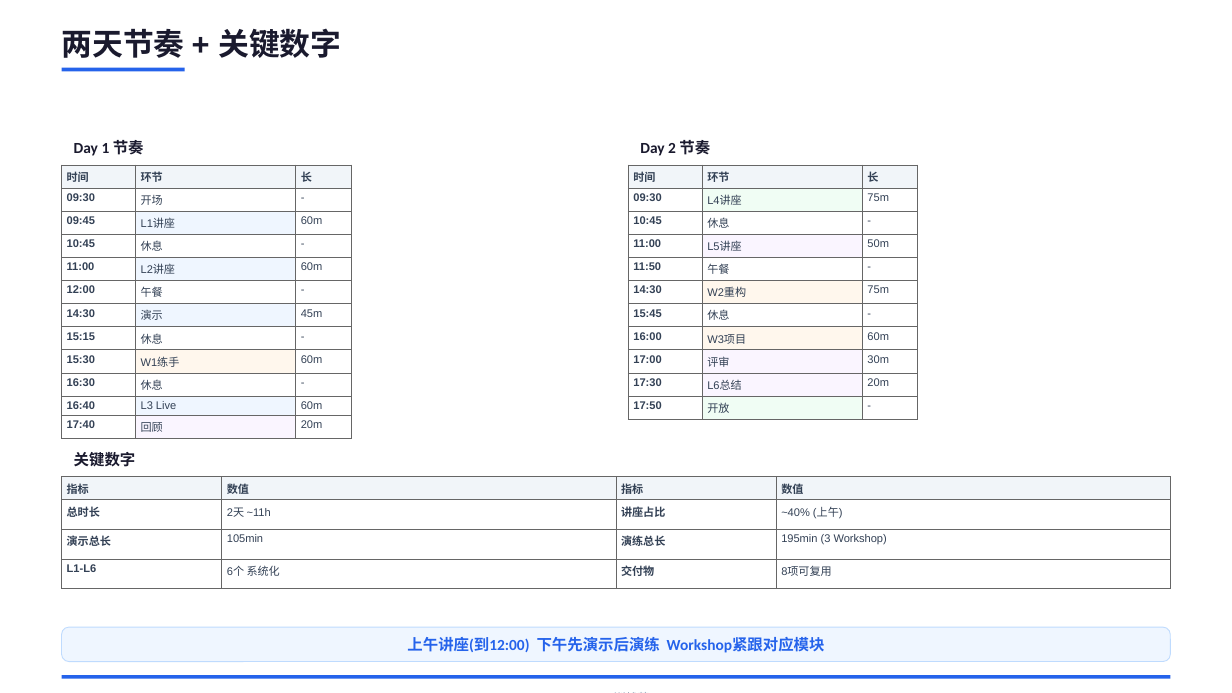
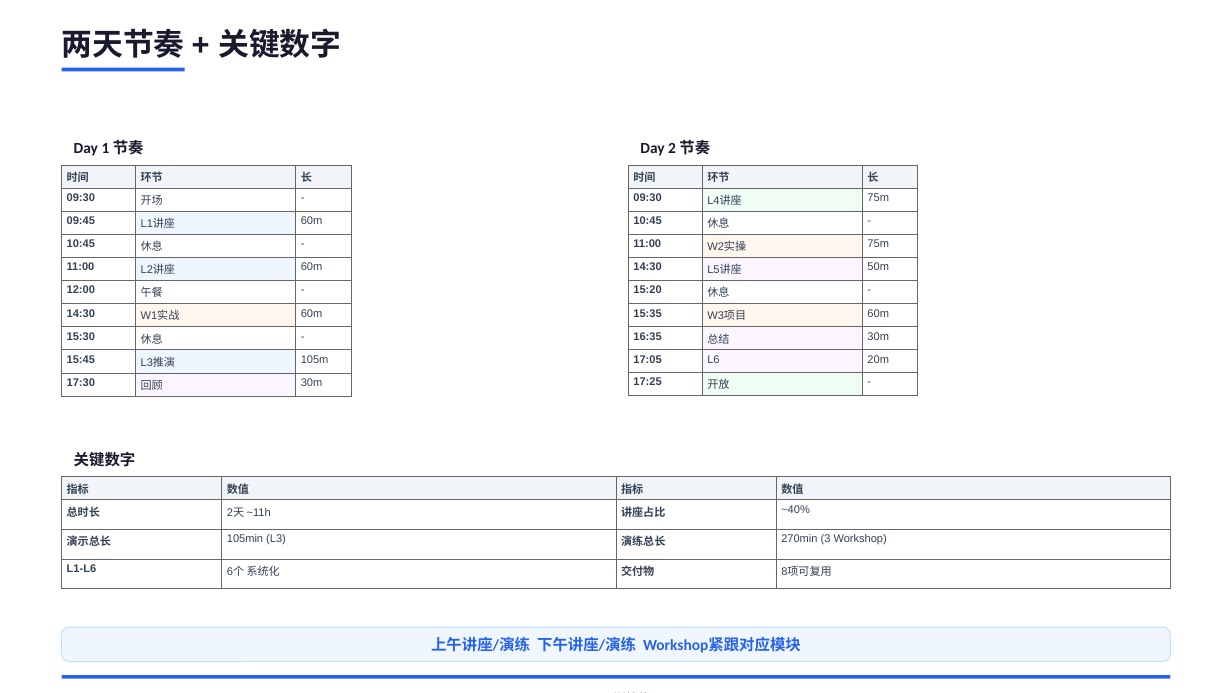
Before and after one commit to JungleTestLabs/ai-coding-training, a slide deck: slide 6 of docs/AI-Native-训战营-介绍与日程.pptx. Drawn at 1232x693 pixels with LibreOffice and Linux fonts; fonts in the diff are those of the drawing. Boxes give left, top, right and bottom in pixels: in the first picture for what was removed or moved away, otherwise in the second. Text is boxed around its words. In the diff, an @@ line names an element or a change of style, - is before the commit and + after.

```diff
--- a/docs/AI-Native-训战营-介绍与日程.pptx
+++ b/docs/AI-Native-训战营-介绍与日程.pptx
@@ table at [62, 165, 351, 394] @@
-row 7: 14:30 | 演示 | 45m
-row 8: 15:15 | 休息 | -
-row 9: 15:30 | W1练手 | 60m
-row 10: 16:30 | 休息 | -
-row 11: 16:40 | L3 Live | 60m
-row 12: 17:40 | 回顾 | 20m
+row 7: 14:30 | W1实战 | 60m
+row 8: 15:30 | 休息 | -
+row 9: 15:45 | L3推演 | 105m
+row 10: 17:30 | 回顾 | 30m
@@ table at [628, 165, 918, 393] @@
-row 4: 11:00 | L5讲座 | 50m
-row 5: 11:50 | 午餐 | -
-row 6: 14:30 | W2重构 | 75m
-row 7: 15:45 | 休息 | -
-row 8: 16:00 | W3项目 | 60m
-row 9: 17:00 | 评审 | 30m
-row 10: 17:30 | L6总结 | 20m
-row 11: 17:50 | 开放 | -
+row 4: 11:00 | W2实操 | 75m
+row 5: 14:30 | L5讲座 | 50m
+row 6: 15:20 | 休息 | -
+row 7: 15:35 | W3项目 | 60m
+row 8: 16:35 | 总结 | 30m
+row 9: 17:05 | L6 | 20m
+row 10: 17:25 | 开放 | -
@@ table at [62, 477, 1170, 600] @@
-row 2, column 4: ~40% (上午)
+row 2, column 4: ~40%
-row 3, column 2: 105min
+row 3, column 2: 105min (L3)
-row 3, column 4: 195min (3 Workshop)
+row 3, column 4: 270min (3 Workshop)
@@ text at [431, 637, 801, 653]: text changed @@
-上午讲座(到12:00) 下午先演示后演练 Workshop紧跟对应模块
+上午讲座/演练 下午讲座/演练 Workshop紧跟对应模块
```
Also in this commit, not shown: 5 other slides changed, 2 other files.
